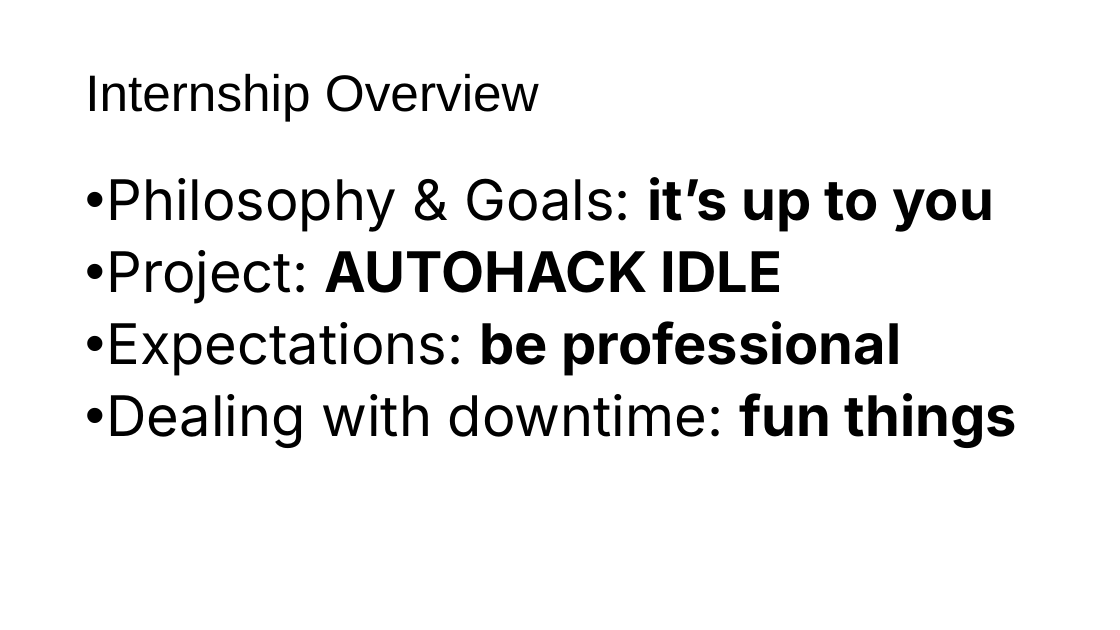
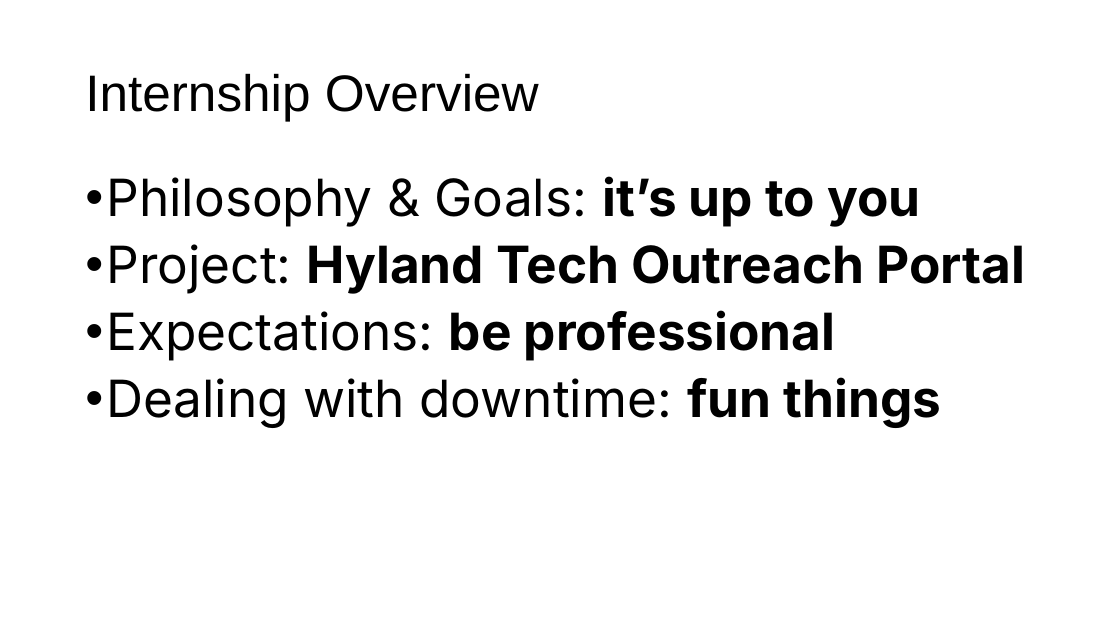
Before and after one commit to hylandtechoutreach/peeke-internship-2025, a slide deck: slide 4 of MeetTeam.pptx. Drawn at 1120x630 pixels with LibreOffice and Linux fonts; fonts in the diff are those of the drawing. Boxes give left, top, right and bottom in pixels: in the first picture for what was removed or moved away, otherwise in the second. Text is boxed around its words. In the diff, an @@ line names an element or a change of style, - is before the commit and + after.

```diff
--- a/MeetTeam.pptx
+++ b/MeetTeam.pptx
@@ text at [106, 176, 942, 428]: size 48 to 44 pt in "Philosophy & Goals: it’s up to you", "Expectations: be professional", "Dealing with downtime: fun things" @@
@@ text at [106, 244, 1025, 294]: text changed; size 48 to 44 pt @@
-• Project: AUTOHACK IDLE
+• Project: Hyland Tech Outreach Portal
```
Also in this commit, not shown: 3 other slides changed, 18 other files.
